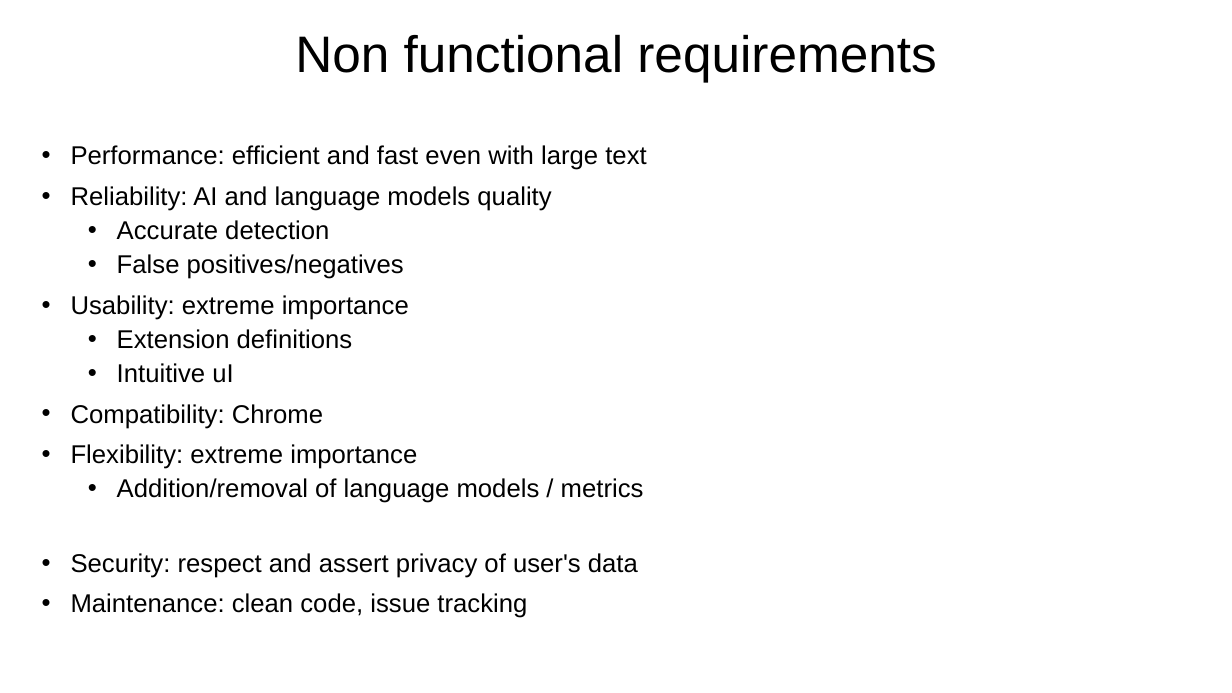
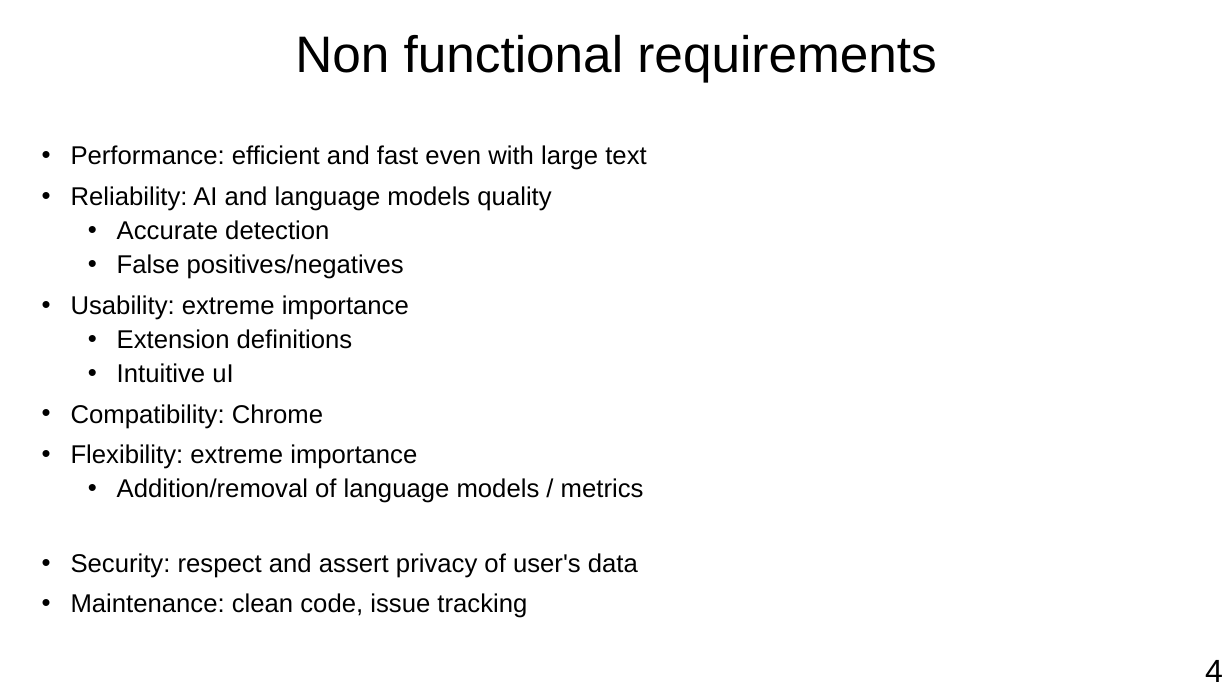
Before and after one commit to zzzzz151/AI-text-detector, a slide deck: slide 4 of ElaborationPresentation.pptx. Drawn at 1232x693 pixels with LibreOffice and Linux fonts; fonts in the diff are those of the drawing. Boxes give left, top, right and bottom in pixels: in the first picture for what was removed or moved away, otherwise in the second. Text is boxed around its words. In the diff, an @@ line names an element or a change of style, - is before the commit and + after.

```diff
--- a/ElaborationPresentation.pptx
+++ b/ElaborationPresentation.pptx
@@ text added at [1205,660,1223,682], 25 pt, text #000000 @@
+4
```
Also in this commit, not shown: 2 other slides changed, 3 slides added.
